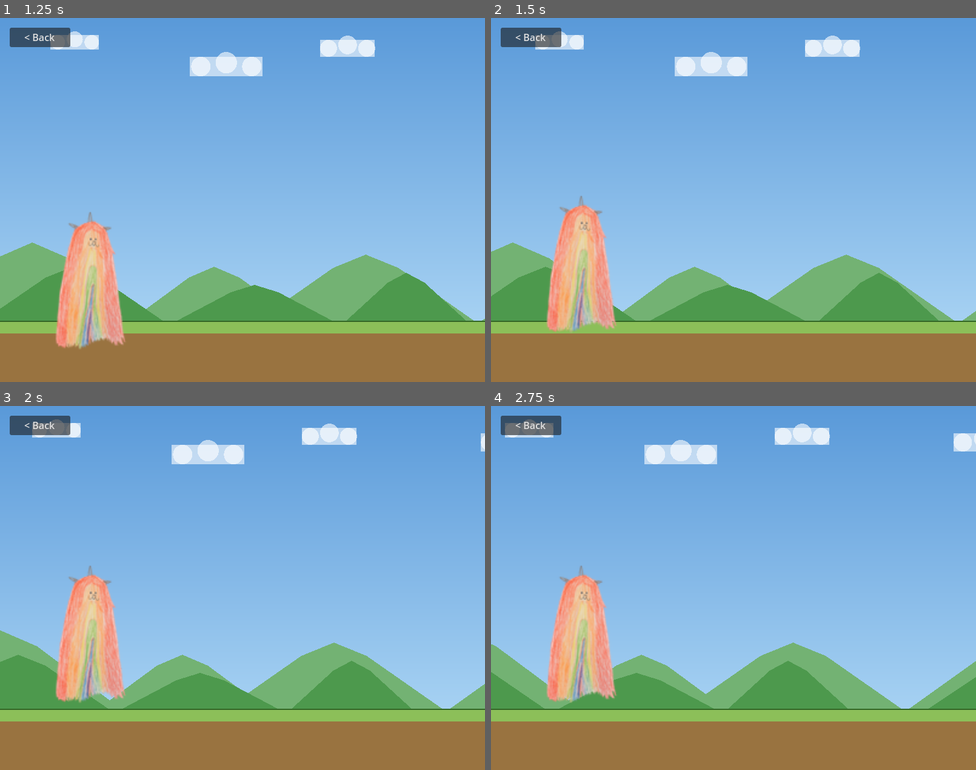
Above: before the commit, frames 1-4 (two rows, left to right).
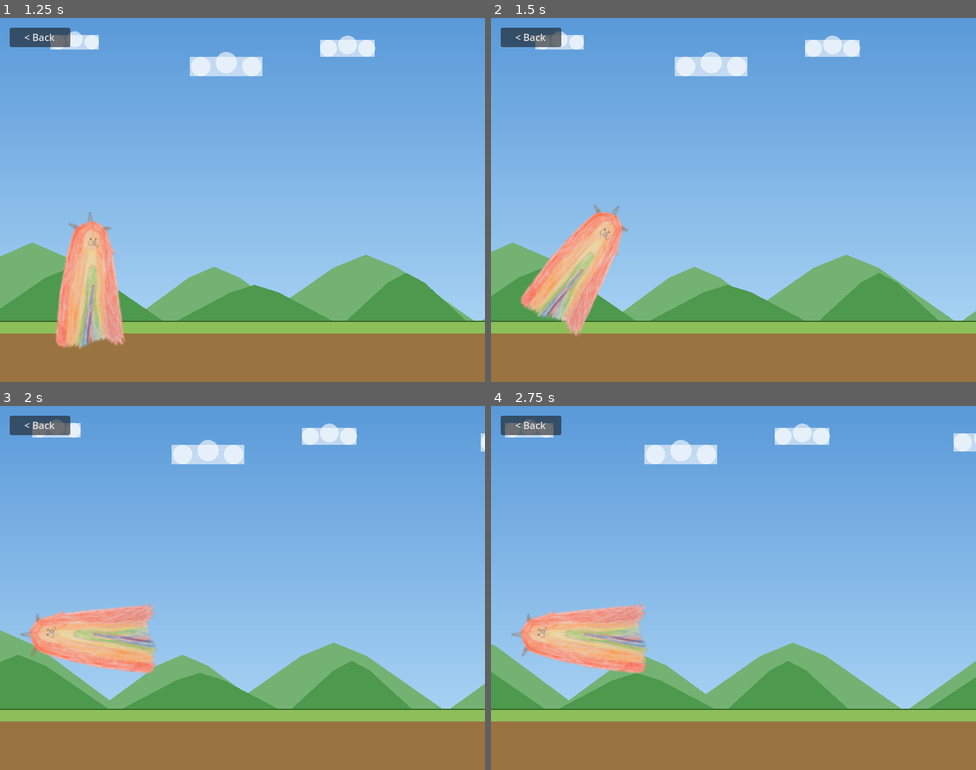
Above: after the commit, the same moments.

Repository: eiriksm/draw-jump
Game: Godot game, scene res://scenes/character_select.tscn
Two runs of this game, one before a commit and one after it. Both use one fixed random seed, a clock stepped at 60 frames per second and the inputs below.
Inputs (mouse positions are in pixels of both pictures, inside the frame that each line leads up to):
- Up to frame 1 (1.25 s): click (145, 207) at 0.5 s
- Up to frame 2 (1.5 s): move the mouse to (840, 181) at 1.27 s; click (840, 181) at 1.42 s
- Up to frame 3 (2 s): no input
- Up to frame 4 (2.75 s): move the mouse to (636, 606) at 2.02 s; click (636, 606) at 2.17 s

Frame 1 is identical in both runs. In frame 2, 4.0% of the frame differs, in the area x 6-29%, y 48-88%; in frame 3, 5.1%; in frame 4, 5.2%, in the area x 4-33%, y 43-82%.

Commit message:
Add front flip animation for unicorn during jumps
The unicorn now rotates a full 360 degrees (front flip) over the
duration of its jump arc. The flip is timed using physics so it
completes exactly when the unicorn lands. The pony is unaffected.

https://claude.ai/code/session_01GtdbpkHSrvBk9v82QRsMJN

Diff:
--- a/scripts/player.gd
+++ b/scripts/player.gd
@@ -15,6 +15,8 @@
 var ground_y := 0.0
 var character_type := "unicorn"
 var _is_on_ground := true
+var _jump_elapsed := 0.0
+var _jump_duration := 0.0
 
 
 func _ready() -> void:
@@ -26,10 +28,17 @@
 		velocity_y += GRAVITY * delta
 		position.y += velocity_y * delta
 
+		# Unicorn does a front flip during the jump.
+		if character_type == "unicorn" and _jump_duration > 0.0:
+			_jump_elapsed += delta
+			var progress := clampf(_jump_elapsed / _jump_duration, 0.0, 1.0)
+			rotation = progress * TAU
+
 		if position.y >= ground_y:
 			position.y = ground_y
 			velocity_y = 0.0
 			_is_on_ground = true
+			rotation = 0.0
 
 
 func jump() -> void:
@@ -37,3 +46,6 @@
 		return
 	_is_on_ground = false
 	velocity_y = JUMP_VELOCITY.get(character_type, JUMP_VELOCITY["unicorn"])
+	if character_type == "unicorn":
+		_jump_elapsed = 0.0
+		_jump_duration = 2.0 * absf(velocity_y) / GRAVITY
--- a/tests/test_runner.gd
+++ b/tests/test_runner.gd
@@ -20,6 +20,8 @@
 	failures += _test_pony_jumps_higher()
 	failures += _test_no_double_jump()
 	failures += _test_landing_resets_state()
+	failures += _test_unicorn_front_flip()
+	failures += _test_pony_no_front_flip()
 	failures += _test_character_select_scene_parseable()
 	failures += _test_game_scene_parseable()
 	failures += _test_project_main_scene()
@@ -212,6 +214,63 @@
 	return 0
 
 
+# ---- Front flip tests ----
+
+func _test_unicorn_front_flip() -> int:
+	print("Test: Unicorn rotates during jump (front flip)...")
+	var player := _make_player("unicorn")
+	if player == null:
+		return 1
+
+	player.jump()
+
+	# Simulate a few frames so the unicorn is mid-air.
+	for i in range(10):
+		player._process(0.016)
+
+	if player.rotation == 0.0:
+		print("  FAIL: Unicorn rotation should be non-zero mid-jump, got %f" % player.rotation)
+		player.queue_free()
+		return 1
+
+	# Let the jump finish.
+	for i in range(100):
+		player._process(0.016)
+		if player._is_on_ground:
+			break
+
+	if player.rotation != 0.0:
+		print("  FAIL: Unicorn rotation should be 0 after landing, got %f" % player.rotation)
+		player.queue_free()
+		return 1
+
+	print("  PASS")
+	player.queue_free()
+	return 0
+
+
+func _test_pony_no_front_flip() -> int:
+	print("Test: Pony does not rotate during jump...")
+	var player := _make_player("pony")
+	if player == null:
+		return 1
+
+	player.jump()
+
+	# Simulate a few frames so the pony is mid-air.
+	for i in range(10):
+		player._process(0.016)
+
+	if player.rotation != 0.0:
+		print("  FAIL: Pony rotation should remain 0, got %f" % player.rotation)
+		player.queue_free()
+		return 1
+
+	print("  PASS")
+	player.queue_free()
+	return 0
+
+
 # ---- Scene file tests ----
 
 func _test_character_select_scene_parseable() -> int:
